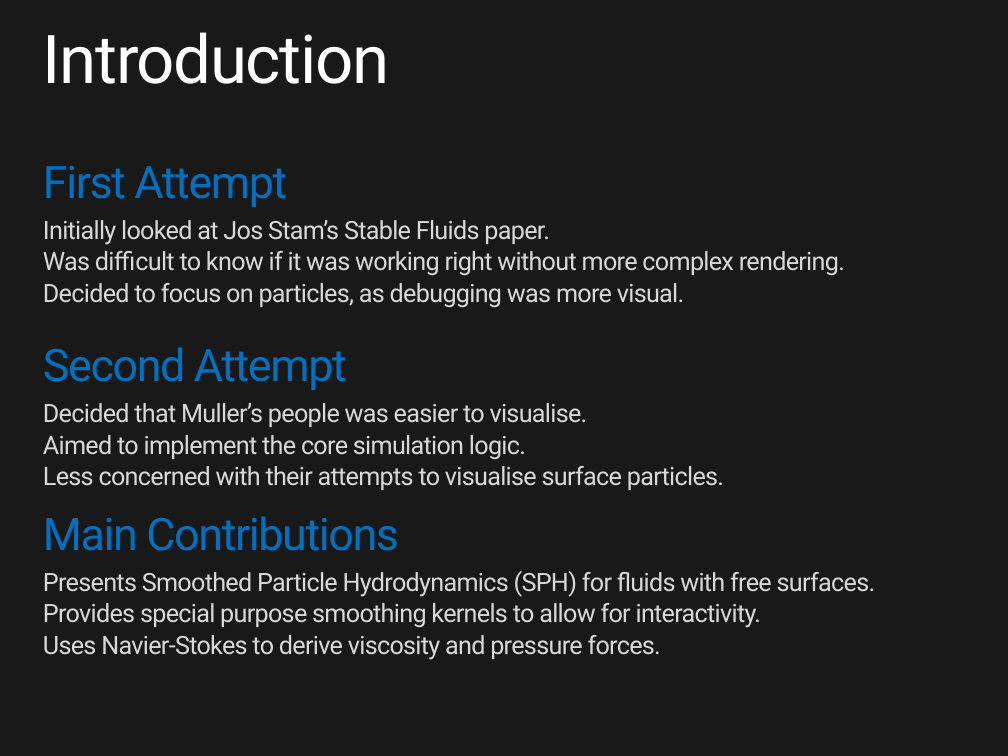
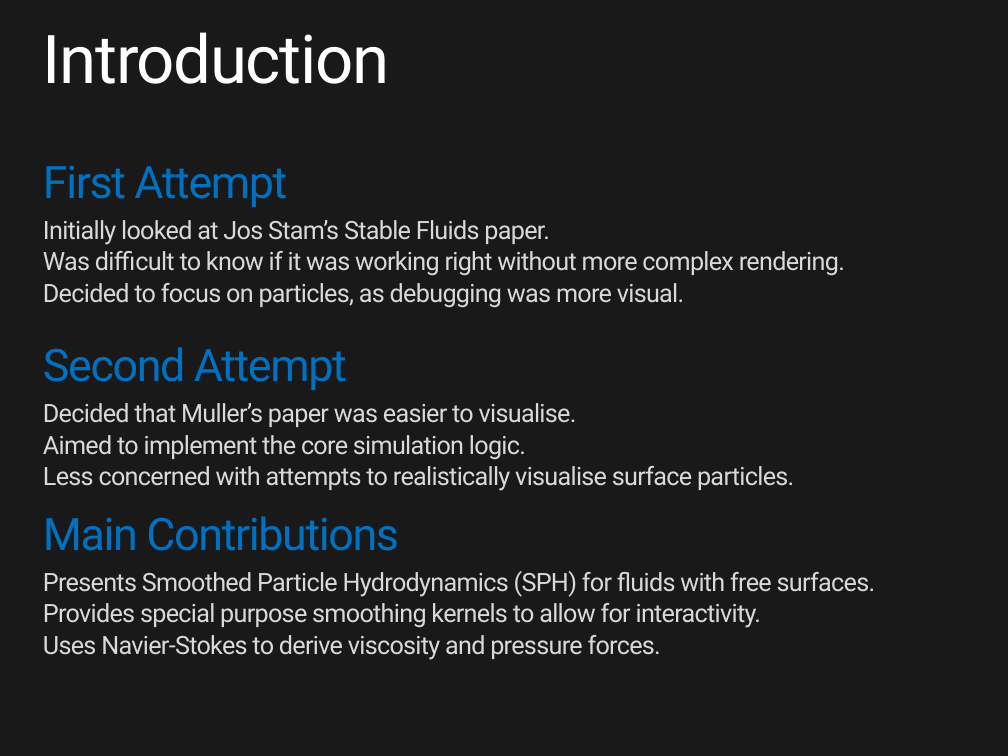
Before and after one commit to TiarnyMN/RealTimePhysics, a slide deck: slide 2 of RTP - Fluid Assignment (Presentation).pptx. Drawn at 1008x756 pixels with LibreOffice and Linux fonts; fonts in the diff are those of the drawing. Boxes give left, top, right and bottom in pixels: in the first picture for what was removed or moved away, otherwise in the second. Text is boxed around its words. In the diff, an @@ line names an element or a change of style, - is before the commit and + after.

```diff
--- a/RTP - Fluid Assignment (Presentation).pptx
+++ b/RTP - Fluid Assignment (Presentation).pptx
@@ text at [43,403,577,427]: text changed @@
-  Decided that Muller’s people was easier to visualise.
+  Decided that Muller’s paper was easier to visualise.
@@ text at [43,466,794,491]: text changed @@
-  Less concerned with their attempts to visualise surface particles.
+  Less concerned with attempts to realistically visualise surface particles.
```
Also in this commit, not shown: 2 other slides changed, 1 other file.
